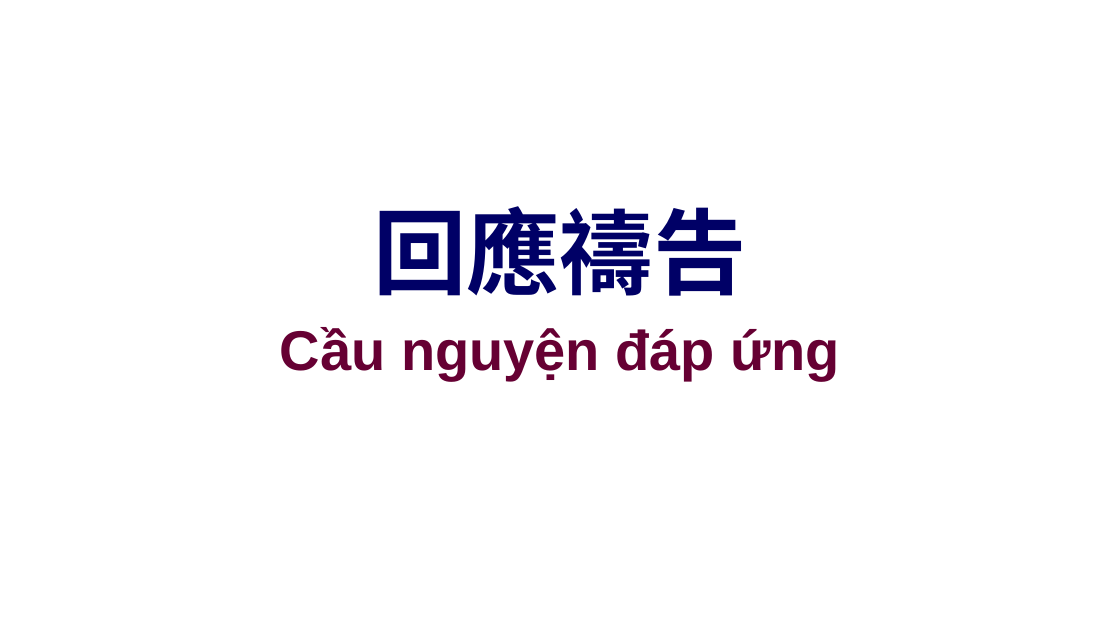
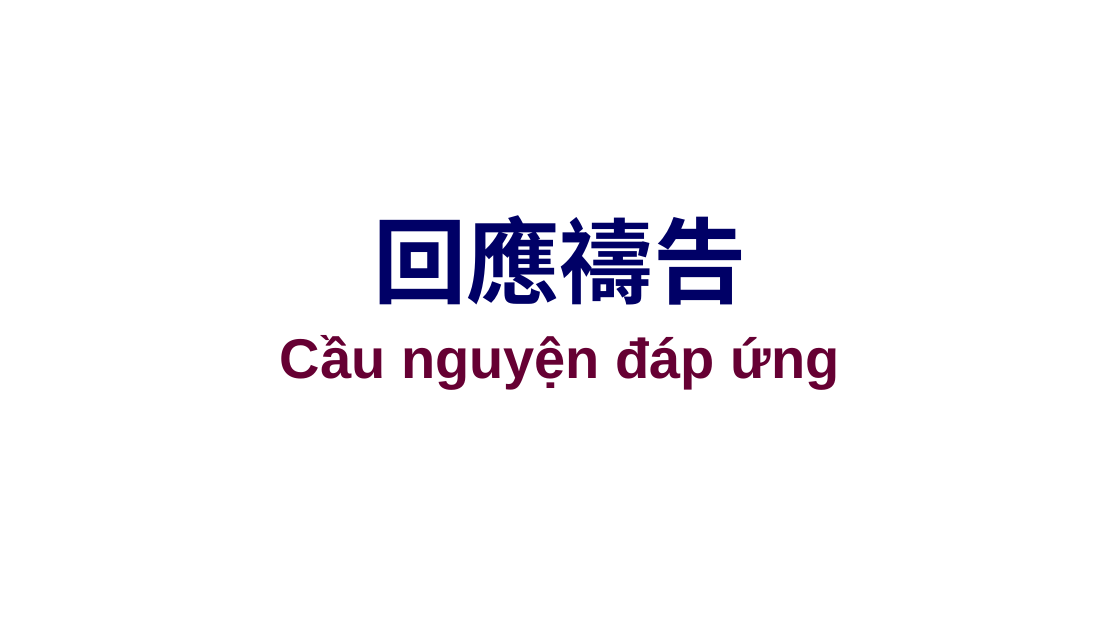
Before and after one commit to batisuoc/other-ppts, a slide deck: slide 16 of 聯合崇拜流程.pptx. Drawn at 1120x630 pixels with LibreOffice and Linux fonts; fonts in the diff are those of the drawing; background and template pictures are left out. Boxes give left, top, right and bottom in pixels: in the first picture for what was removed or moved away, otherwise in the second. Text is boxed around its words. In the diff, an @@ line names an element or a change of style, - is before the commit and + after.

```diff
--- a/聯合崇拜流程.pptx
+++ b/聯合崇拜流程.pptx
@@ title "回應禱告": place and size @@
-title "回應禱告" at [373, 206, 746, 296]
+title "回應禱告" at [373, 215, 746, 305]
@@ text "Cầu nguyện đáp ứng": place and size @@
-text "Cầu nguyện đáp ứng" at [280, 327, 840, 379]
+text "Cầu nguyện đáp ứng" at [280, 335, 840, 388]
```
Also in this commit, not shown: 2 other slides changed, 1 other file.
